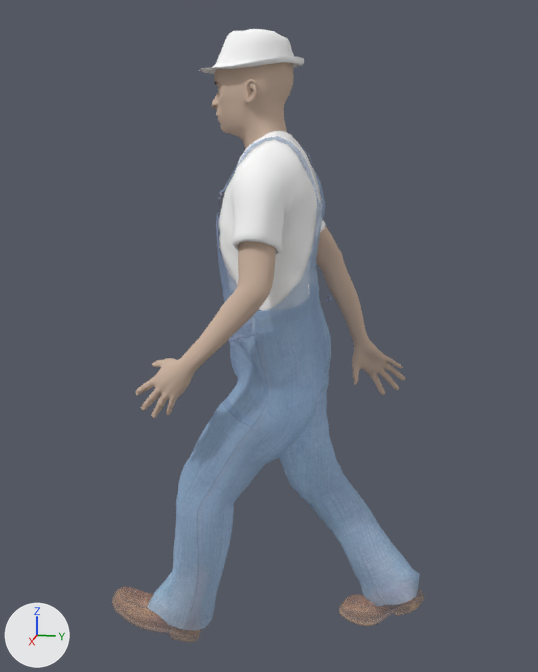
The FBX model Simulator/Assets/RawModels/Pedestrian/Pedestrian_Animated.fbx as it was, and as the next commit left it.
Both versions are drawn from a 50 mm lens placed at (20.07, 3.54, 14.3), pointed at (-0.13, -0.5, 9.25). Every picture has the same lights, and +X, +Y and +Z are marked at lower left. Both versions are drawn at frame 13 of the action 'rig|Walking'; the numbers are the values there.

In view in the first picture: 'pedestrian_unrigged.002'.
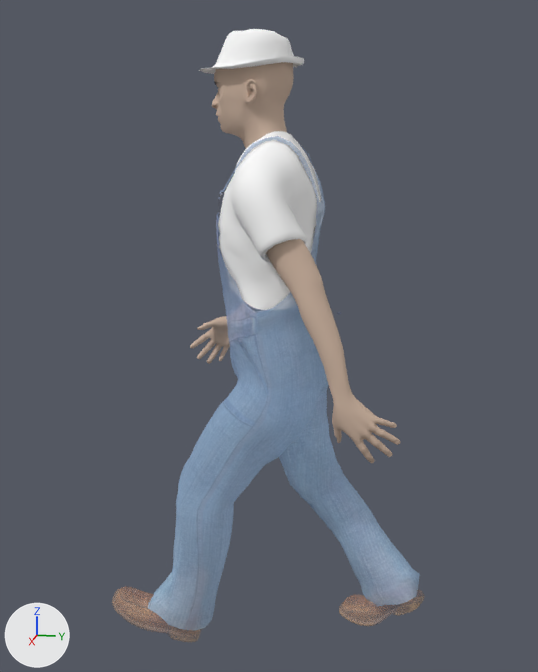
The change in detail:
Bone 'DEF-upper_arm.L' (bone_def_upper_arm_l) turns from (-5, 9, -30) to (-38, -5, -34) degrees about its own x, y and z.
Bone 'DEF-upper_arm.L' (bone_def_upper_arm_l) is rescaled from (1.0, 1.0, 1.0) to (1.0, 1.01, 1.0).
Bone 'DEF-forearm.L' (bone_def_forearm_l) turns from (8, 0, 0) to (-23, 0, 0) degrees about its own x, y and z.
Bone 'DEF-hand.L' (bone_def_hand_l) turns from (1, -6, 5) to (-30, -2, 4) degrees about its own x, y and z.
Bone 'DEF-upper_arm.R' (bone_def_upper_arm_r) turns from (-39, 5, 34) to (-7, -9, 30) degrees about its own x, y and z.
Bone 'DEF-upper_arm.R' (bone_def_upper_arm_r) is rescaled from (1.0, 1.01, 1.0) to (1.0, 1.0, 1.0).
Bone 'DEF-forearm.R' (bone_def_forearm_r) turns from (-23, 0, 0) to (10, 0, 0) degrees about its own x, y and z.
Bone 'DEF-hand.R' (bone_def_hand_r) turns from (-30, 2, -4) to (0, 7, -6) degrees about its own x, y and z.

Changed parts and their boxes (x1, y1, x2, y2) in the pictures (538 x 672 px):
'pedestrian_unrigged.002', posed
    both: (129, 29, 420, 642)
bone 'DEF-upper_arm.L', root to tip
    before: (276, 207) to (270, 252)
    after: (276, 207) to (296, 248)
bone 'DEF-forearm.L', root to tip
    before: (265, 297) to (227, 339)
    after: (317, 289) to (337, 345)
bone 'DEF-hand.L', root to tip
    before: (190, 379) to (173, 405)
    after: (357, 402) to (387, 420)
bone 'DEF-upper_arm.R', root to tip
    before: (296, 200) to (316, 233)
    after: (296, 200) to (296, 236)
bone 'DEF-forearm.R', root to tip
    before: (334, 265) to (353, 309)
    after: (295, 270) to (264, 304)
bone 'DEF-hand.R', root to tip
    before: (370, 351) to (394, 366)
    after: (234, 336) to (221, 356)
